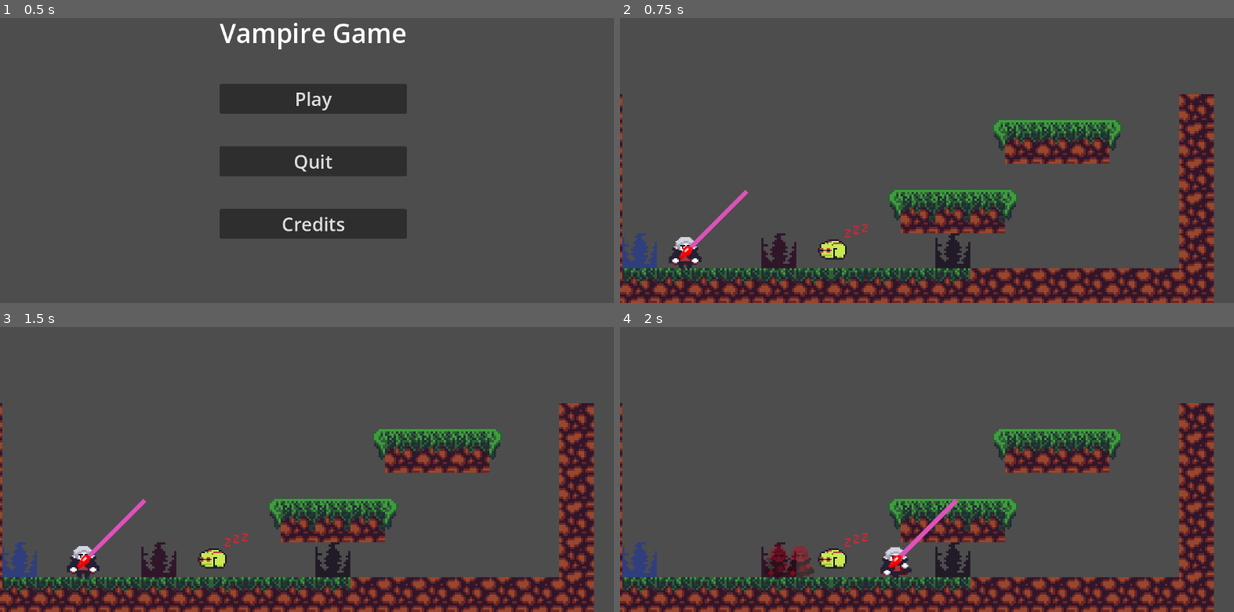
Above: before the commit, frames 1-4 (two rows, left to right).
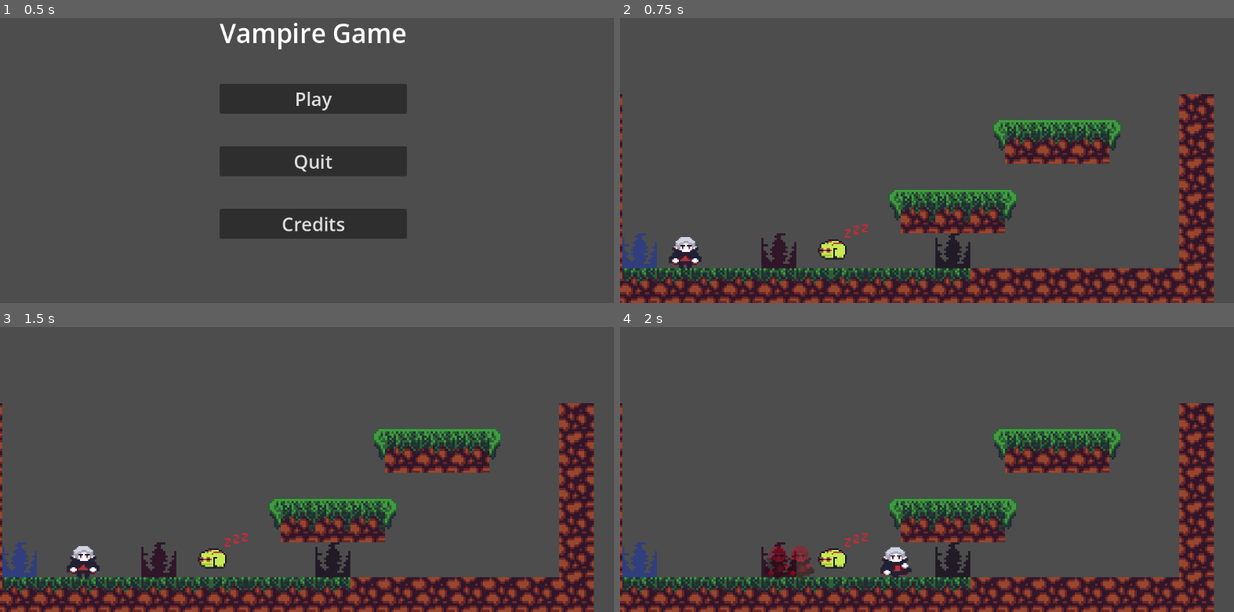
Above: after the commit, the same moments.

Repository: Wayfleh/GDC-Vampire-Platformer
Game: Godot game, scene res://UI/MainMenu.tscn
The game is run twice, just before and just after one commit, with the same random seed, the same clock (stepped at 60 frames per second) and the same inputs.
Inputs:
- Up to frame 1 (0.5 s): no input
- Up to frame 2 (0.75 s): click "Play" at 0.5 s
- Up to frame 3 (1.5 s): tap Enter at 1.25 s; hold D (right) from 1.28 s (still down); tap J (bite_dash) at 1.35 s
- Up to frame 4 (2 s): keep holding D (right); tap W (jump) at 1.52 s

Frame 1 is identical in both runs. In frame 2, 0.3% of the frame differs, in the area x 9-21%, y 60-85%; in frame 3, 0.3%; in frame 4, 0.3%, in the area x 43-56%, y 60-85%.

Commit message:
Finished the tongue stuff

Diff:
--- a/untitled-vampire-game/Player/StateMachine/Frog/f_bitedash.gd
+++ b/untitled-vampire-game/Player/StateMachine/Frog/f_bitedash.gd
@@ -5,19 +5,26 @@
 @export var rotation_speed: float
 @export var tip_speed: float
 @export_range(0, 90, 0.1, "suffix: deg") var max_angle: float
+@export var pull_speed: float = 2000.0
 
-var dash_state : String # aim, shoot, pull
-var time : float
+var _dash_state : String # aim, shoot, pull
+var _time : float
+var _pull_direction : Vector2
+var _curr_angle : float
 
 func enter_state():
+	#initialize tongue stuff
 	player.tongue.rotation = max_angle
+	player.tongue.tip.monitoring = true
+	player.tongue.tip.position.y = 0.0
+	player.tongue.show()
+	_time = 0.0
+	player.tongue.tip.body_entered.connect(_tip_touch_surface) #TODO find a way to put this in a _ready() function without node hierarchy shit getting in the way
+
+	_dash_state = "aim"
 	player.velocity = Vector2.ZERO #stop player movement while aiming
-	dash_state = "aim"
-	player.tongue.show()
-	time = 0.0
-
 func update(delta: float):
-	match dash_state:
+	match _dash_state:
 		"aim":
 			_aim_tongue(delta)
 		"shoot":
@@ -26,23 +33,40 @@
 			_pull_frog(delta)
 
 func _aim_tongue(delta: float):
-	time += delta
-	var angle = cos(time * rotation_speed) * deg_to_rad(max_angle)
-	player.tongue.rotation = angle
-	if Input.is_action_just_released("bite_dash"):
-		dash_state = "shoot"
+	#awesome cosine function for moving the tongue back and forth
+	_time += delta
+	_curr_angle = cos(_time * rotation_speed) * deg_to_rad(max_angle)
+	player.tongue.rotation = _curr_angle
 
+	if Input.is_action_just_released("bite_dash"): #release button to fire tongue
+		_dash_state = "shoot"
+
+# Rapidly moves tongue tip at tongue angle
+# (the whole tongue node is rotated, so the tip's relative y position is moved)
 func _shoot_tongue(delta: float):
 	player.tongue.move_tip(tip_speed * delta)
-	if player.tongue_tip.position.y <= -tongue_length:
-		dash_state = "pull"
+	if player.tongue.tip.position.y <= -tongue_length: #switch to idle if tip hits nothing
+		transitionToState.emit("F_IDLE")
 
 func _pull_frog(delta: float):
-	#remove later
-	player.apply_gravity(delta, 1)
-
-	if (player.is_on_wall() || player.is_on_floor()):
+	player.velocity = player.velocity.move_toward(_pull_direction.normalized() * pull_speed, delta * pull_speed)
+	if (player.is_on_wall()) || player.is_on_ceiling(): #when a player hits a tile surface
 		transitionToState.emit("F_IDLE")
 
+func _tip_touch_surface(body : Node2D):
+	_pull_direction = Vector2(sin(_curr_angle) * player.previous_direction, -cos(_curr_angle))
+	if _dash_state == "pull":
+		return
+	if (body is TileMap): # wall or ceiling usually
+		_dash_state = "pull"
+		_hide_tongue()
+	if (body is Animal):
+		pass #TODO make it so animals are pulled toward the player
+
+# Gets called by above and below functions
+func _hide_tongue():
+	player.tongue.hide()
+	player.tongue.tip.monitoring = false
+
 func exit_state():
-	player.tongue.hide()
+	_hide_tongue()
--- a/untitled-vampire-game/Player/StateMachine/Frog/frog_state.gd
+++ b/untitled-vampire-game/Player/StateMachine/Frog/frog_state.gd
@@ -34,9 +34,11 @@
 func update(delta: float):
 	if Input.is_action_just_pressed("test_frog_transform(REMOVE LATER)"):
 		transitionToState.emit("VAMPIRE")
-	if (Input.is_action_just_pressed("bite_dash")
-	&& f_machine.current_state != f_machine.states["F_BITEDASH"]):
-		f_machine.change_state("F_BITEDASH")
+	if f_machine.current_state != f_machine.states["F_BITEDASH"]:
+		player.apply_input_direction(delta) #don't apply direction in bitedash
+
+		if Input.is_action_just_pressed("bite_dash"):
+			f_machine.change_state("F_BITEDASH")
 
 #turn off processing for statemachine
 func exit_state():
--- a/untitled-vampire-game/Player/StateMachine/Frog/tongue.gd
+++ b/untitled-vampire-game/Player/StateMachine/Frog/tongue.gd
@@ -2,7 +2,7 @@
 class_name Tongue
 extends Node2D
 
-@onready var tip = $TongueTip
+@onready var tip : Area2D = $TongueTip
 @onready var guide_line := $GuideLine
 
 func move_tip(speed: float):
--- a/untitled-vampire-game/Player/StateMachine/vampire_state.gd
+++ b/untitled-vampire-game/Player/StateMachine/vampire_state.gd
@@ -30,6 +30,8 @@
 			transitionToState.emit("FROG")
 	if player.is_on_floor():
 		player.bite_dash_used = false
+	if v_machine.current_state != v_machine.states["V_BITEDASH"]: #don't apply direction in bitedash
+		player.apply_input_direction(delta)
 
 #turn off processing for statemachine
 func exit_state():
--- a/untitled-vampire-game/Player/player.gd
+++ b/untitled-vampire-game/Player/player.gd
@@ -16,8 +16,7 @@
 var previous_direction : int = 1
 var bite_dash_used: bool = false
 @onready var bite_hitbox := $BiteHitbox
-@onready var tongue := %Tongue
-@onready var tongue_tip = tongue.tip
+@onready var tongue : Tongue = %Tongue #sahur
 
 @onready var state_machine := $StateMachine
 @onready var collider := $Collider
@@ -42,10 +41,6 @@
 
 
 func _physics_process(delta: float) -> void:
-	direction = Input.get_axis("left", "right")
-	if direction != 0:
-		$CurrentDirection.scale.x = direction
-		previous_direction = direction
 
 	if direction == -1:
 		afterimage_particles.texture = left_afterimage
@@ -73,6 +68,12 @@
 	else:
 		velocity.x = lerpf(velocity.x, 0.0, delta * 10)
 
+func apply_input_direction(delta: float):
+	direction = Input.get_axis("left", "right")
+	if direction != 0:
+		$CurrentDirection.scale.x = direction
+		previous_direction = direction
+
 func bite_animal(area: Area2D):
 	if area is Animal:
 		just_bit_animal = true
--- a/untitled-vampire-game/Player/player.tscn
+++ b/untitled-vampire-game/Player/player.tscn
@@ -120,6 +120,7 @@
 
 [node name="Tongue" type="Node2D" parent="CurrentDirection" unique_id=949118960]
 unique_name_in_owner = true
+visible = false
 rotation = 0.7853982
 scale = Vector2(0.99999994, 0.99999994)
 script = ExtResource("5_pisgm")
@@ -212,7 +213,7 @@
 script = ExtResource("16_lfmf2")
 tongue_length = 160.0
 rotation_speed = 5.0
-tip_speed = 160.0
+tip_speed = 500.0
 max_angle = 45.0
 metadata/_custom_type_script = "uid://c68npqqwy1yig"
 
